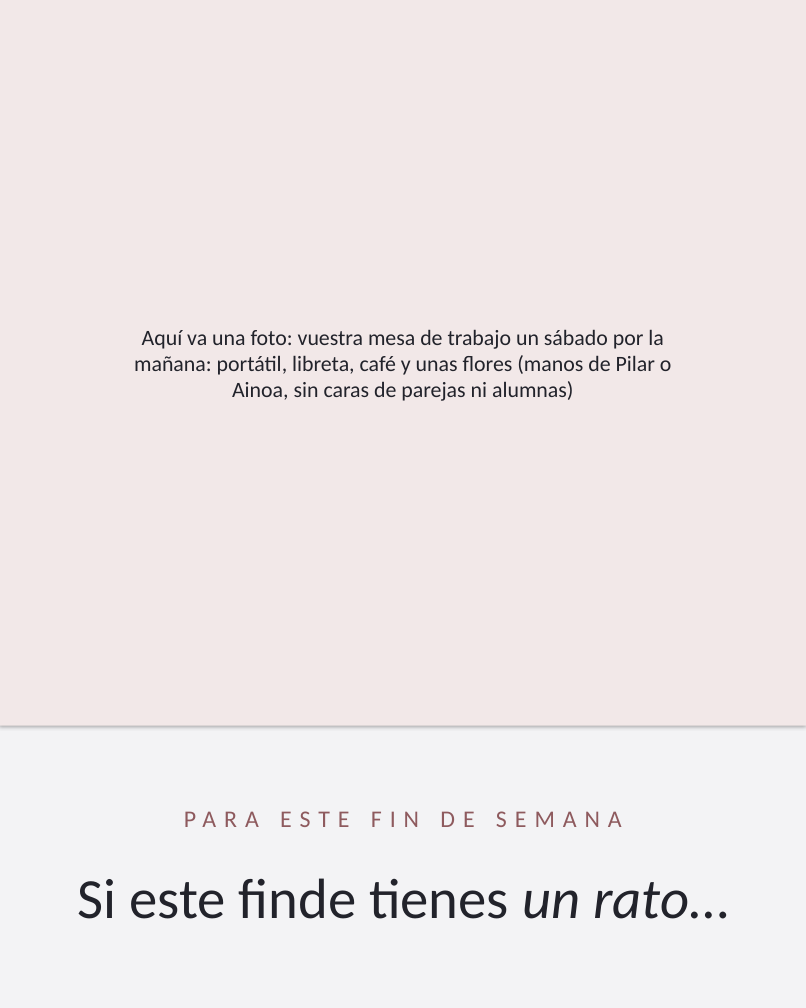
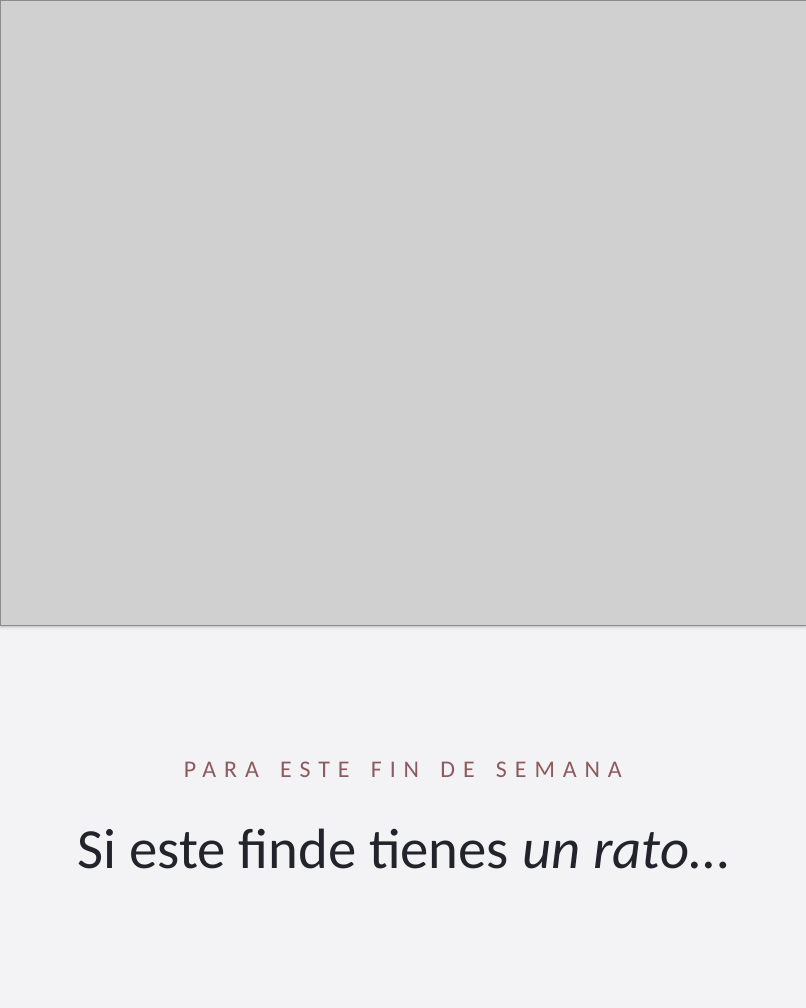
Before and after one commit to NDAEVENTS/NUBES-SCHOOL, a slide deck: slide 1 of public/ig/2026-10-31-listas/carrusel-canva.pptx. Drawn at 806x1008 pixels with LibreOffice and Linux fonts; fonts in the diff are those of the drawing; grey boxes stand for pictures. Boxes give left, top, right and bottom in pixels: in the first picture for what was removed or moved away, otherwise in the second. Text is boxed around its words. In the diff, an @@ line names an element or a change of style, - is before the commit and + after.

```diff
--- a/public/ig/2026-10-31-listas/carrusel-canva.pptx
+++ b/public/ig/2026-10-31-listas/carrusel-canva.pptx
@@ rectangle: place and size @@
-rectangle at box(0, 0, 806, 725)
+rectangle at box(0, 0, 806, 625)
@@ picture added at box(0, 0, 806, 625) @@
@@ text removed at box(134, 329, 672, 401) @@
-Aquí va una foto: vuestra mesa de trabajo un sábado por la mañana: portátil, libreta, café y unas flores (manos de Pilar o Ainoa, sin caras de parejas ni alumnas)
@@ text "PARA ESTE FIN DE SEMANA": place and size @@
-text "PARA ESTE FIN DE SEMANA" at box(78, 811, 728, 919)
+text "PARA ESTE FIN DE SEMANA" at box(78, 761, 728, 869)
```
Also in this commit, not shown: 3 other slides changed, 14 other files.
